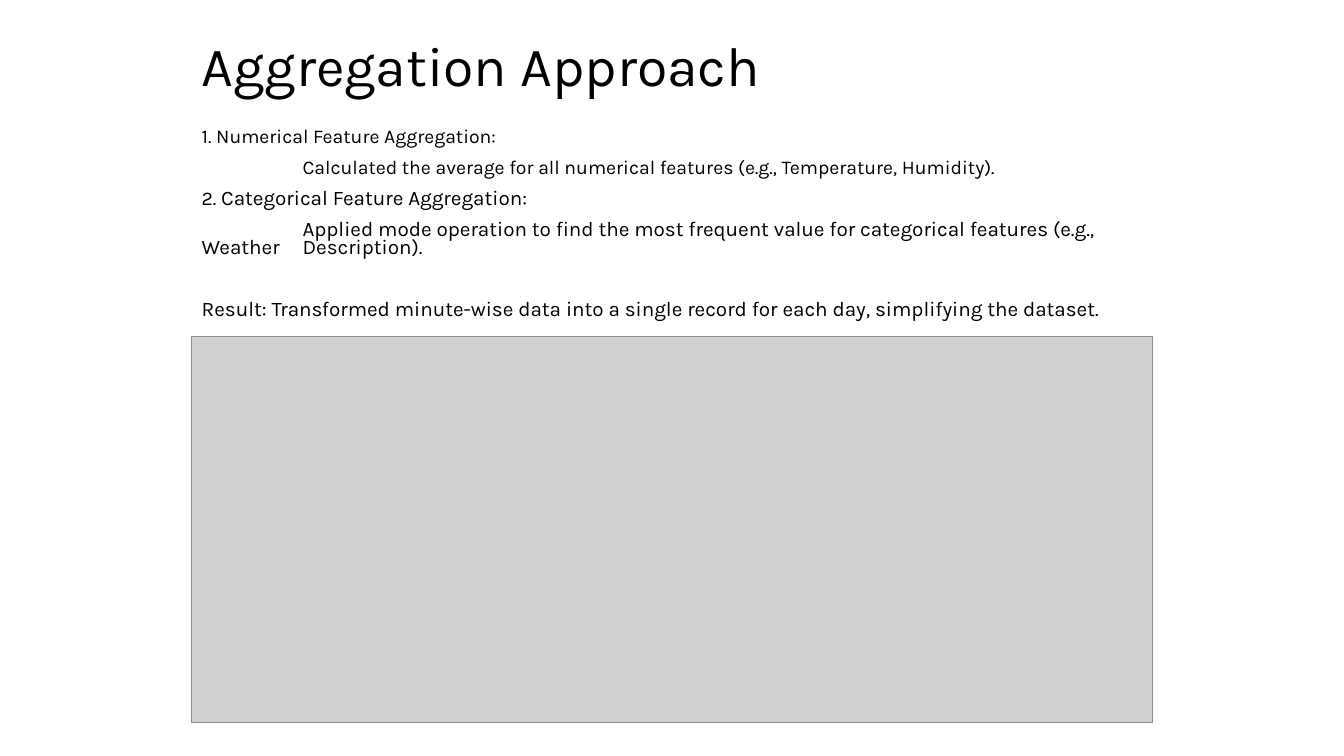
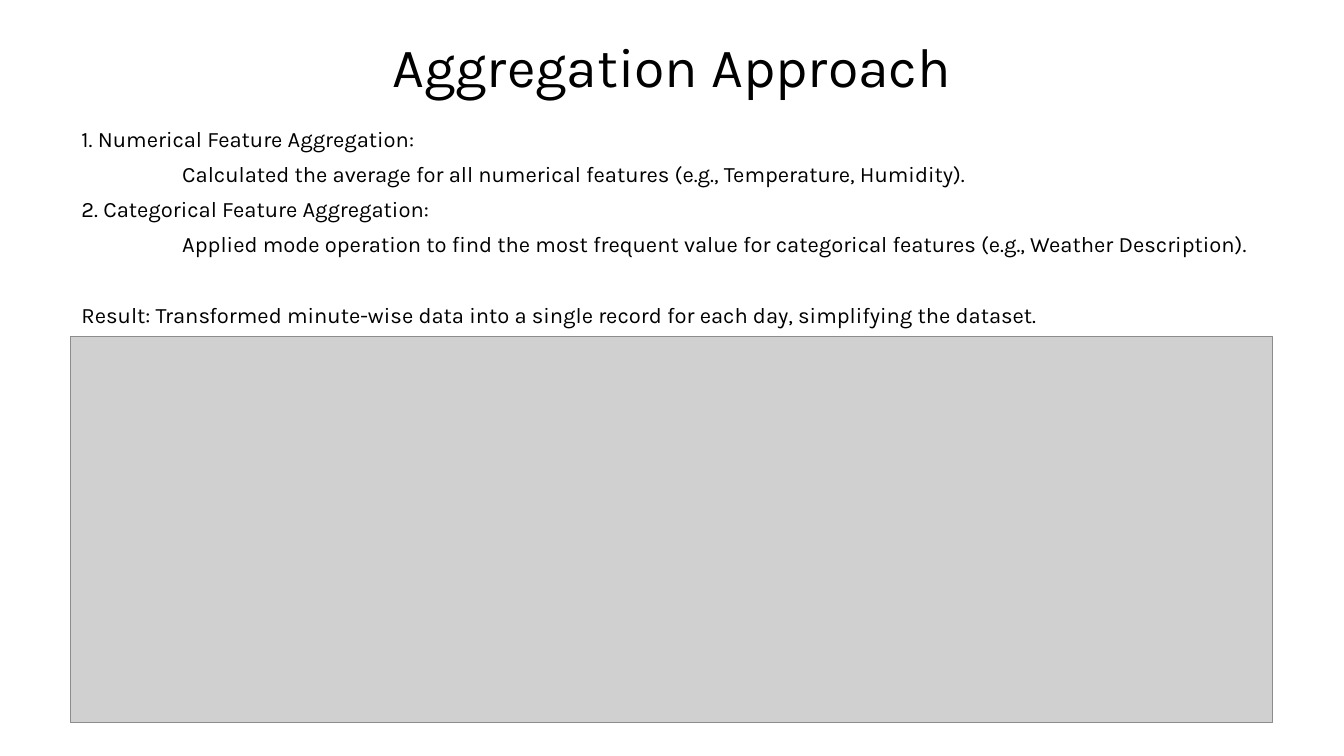
Before and after one commit to cksinghnet/Weather-Based-Grid-Optimization, a slide deck: slide 11 of DataEnggFinalProjectPPT.pptx. Drawn at 1344x756 pixels with LibreOffice and Linux fonts; fonts in the diff are those of the drawing; grey boxes stand for pictures. Boxes give left, top, right and bottom in pixels: in the first picture for what was removed or moved away, otherwise in the second. Text is boxed around its words. In the diff, an @@ line names an element or a change of style, - is before the commit and + after.

```diff
--- a/DataEnggFinalProjectPPT.pptx
+++ b/DataEnggFinalProjectPPT.pptx
@@ title "Aggregation Approach" at box(393, 49, 950, 100): alignment left to centre @@
@@ text "1. Numerical Feature Aggregation:": place and size @@
-text "1. Numerical Feature Aggregation:" at box(202, 129, 1099, 321)
+text "1. Numerical Feature Aggregation:" at box(81, 132, 1247, 329)
@@ text "1. Numerical Feature Aggregation:" at box(81, 132, 1247, 329): size 13.9 to 15.7 pt in "1. Numerical Feature Aggregation:", "Calculated the average for all numerical features ...", "2."; size 14.8 to 15.7 pt in "Categorical Feature Aggregation:", "Applied mode operation to find the most ...", "Result: Transformed minute-wise data into a single ..."; line spacing 0.7 to 0.8 @@
@@ picture: place and size @@
-picture at box(192, 337, 1152, 723)
+picture at box(71, 337, 1272, 723)
```
Also in this commit, not shown: 3 other slides changed.
